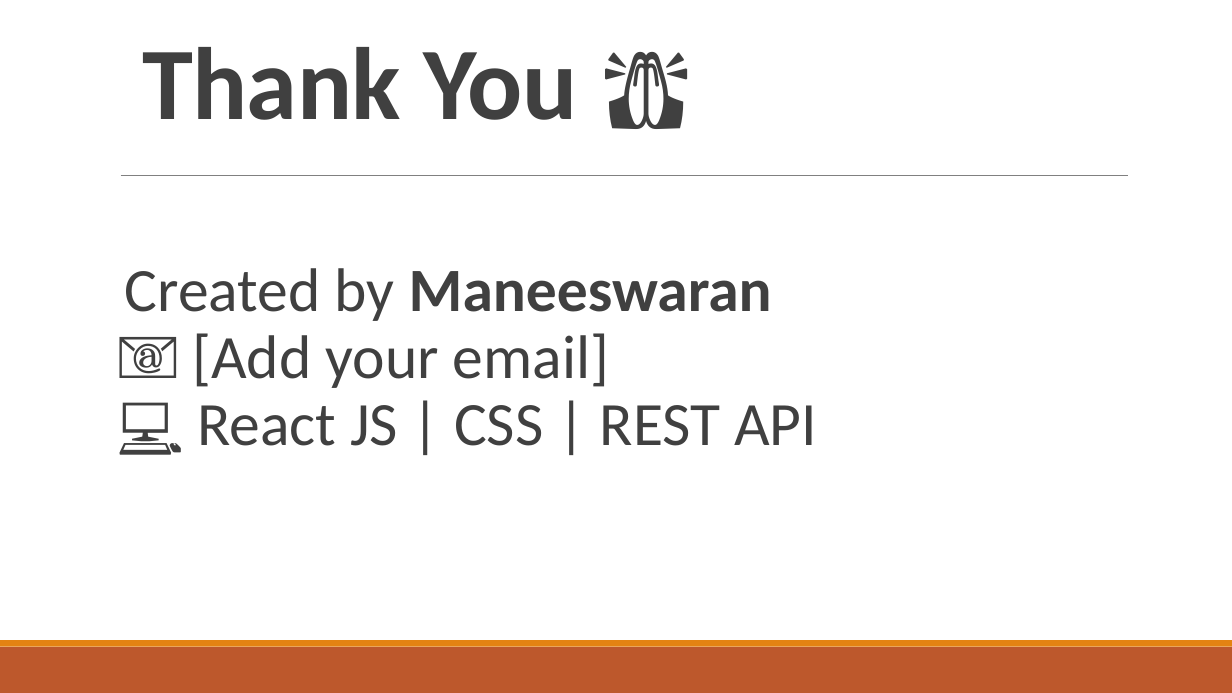
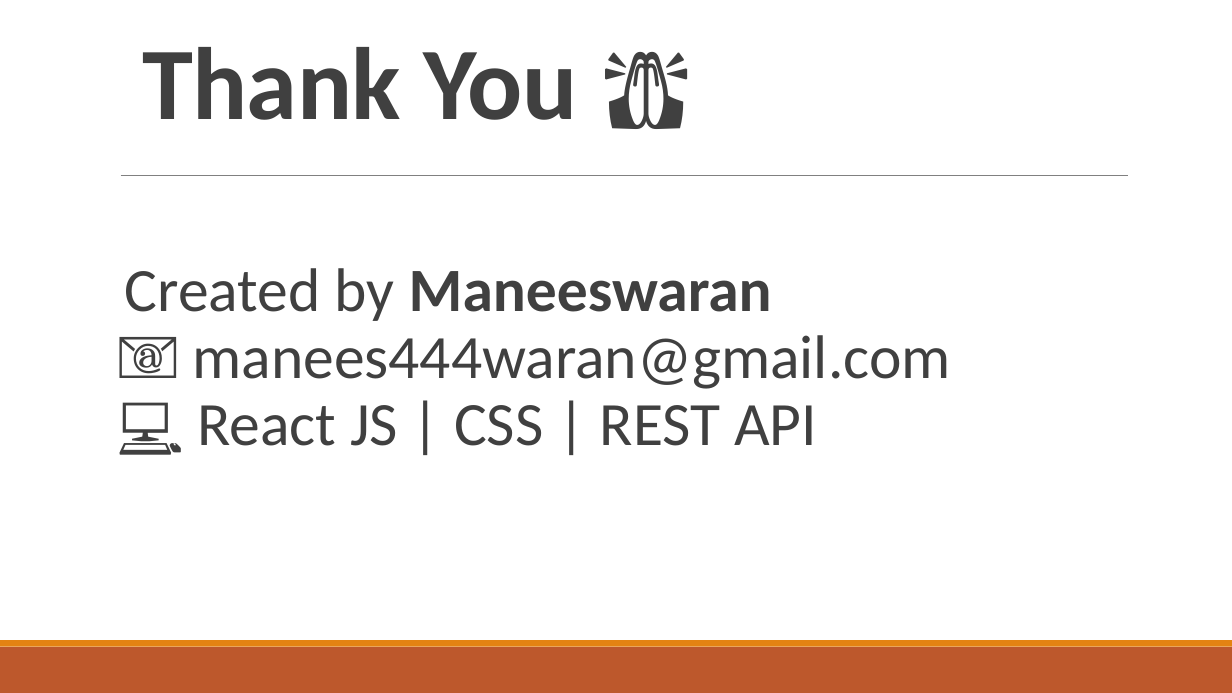
Before and after one commit to Manees4/task2ppt, a slide deck: slide 16 of Task2.pptx. Drawn at 1232x693 pixels with LibreOffice and Linux fonts; fonts in the diff are those of the drawing. Boxes give left, top, right and bottom in pixels: in the first picture for what was removed or moved away, otherwise in the second. Text is boxed around its words. In the diff, an @@ line names an element or a change of style, - is before the commit and + after.

Commit message:
edited

```diff
--- a/Task2.pptx
+++ b/Task2.pptx
@@ text at [125, 268, 951, 446]: text changed @@
-  Created by Maneeswaran
-  📧 [Add your email]
-  💻 React JS | CSS | REST API
+  Created by Maneeswaran
+  📧 manees444waran@gmail.com
+  💻 React JS | CSS | REST API
```
